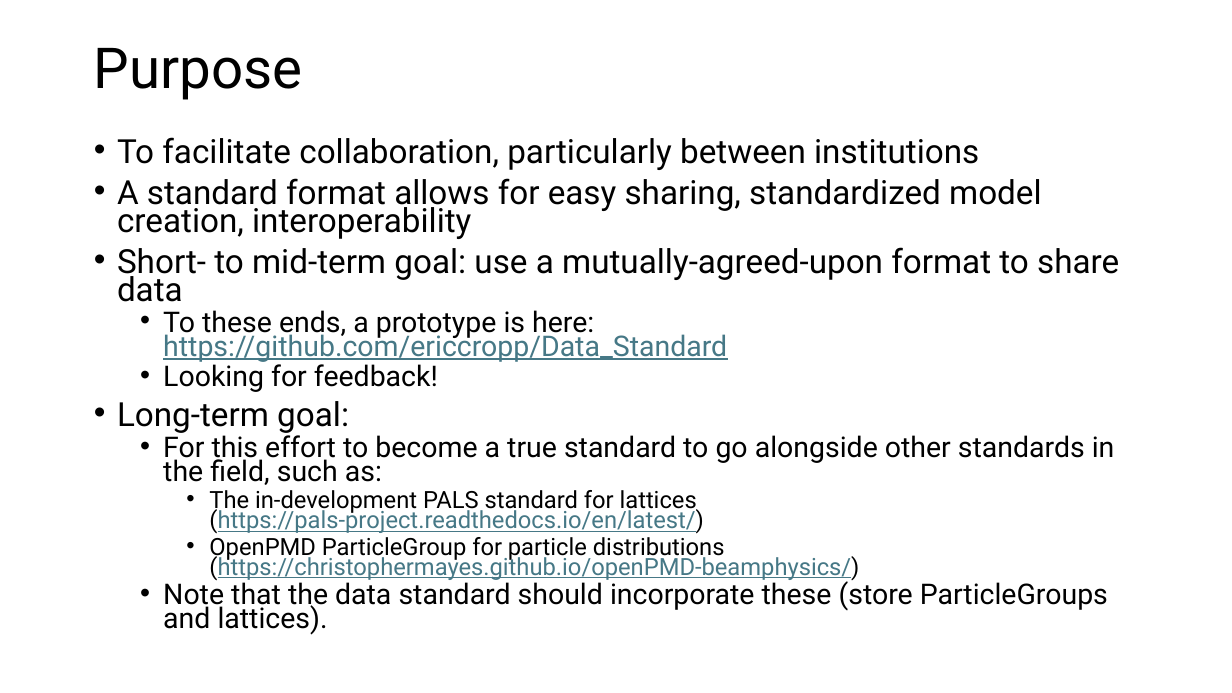
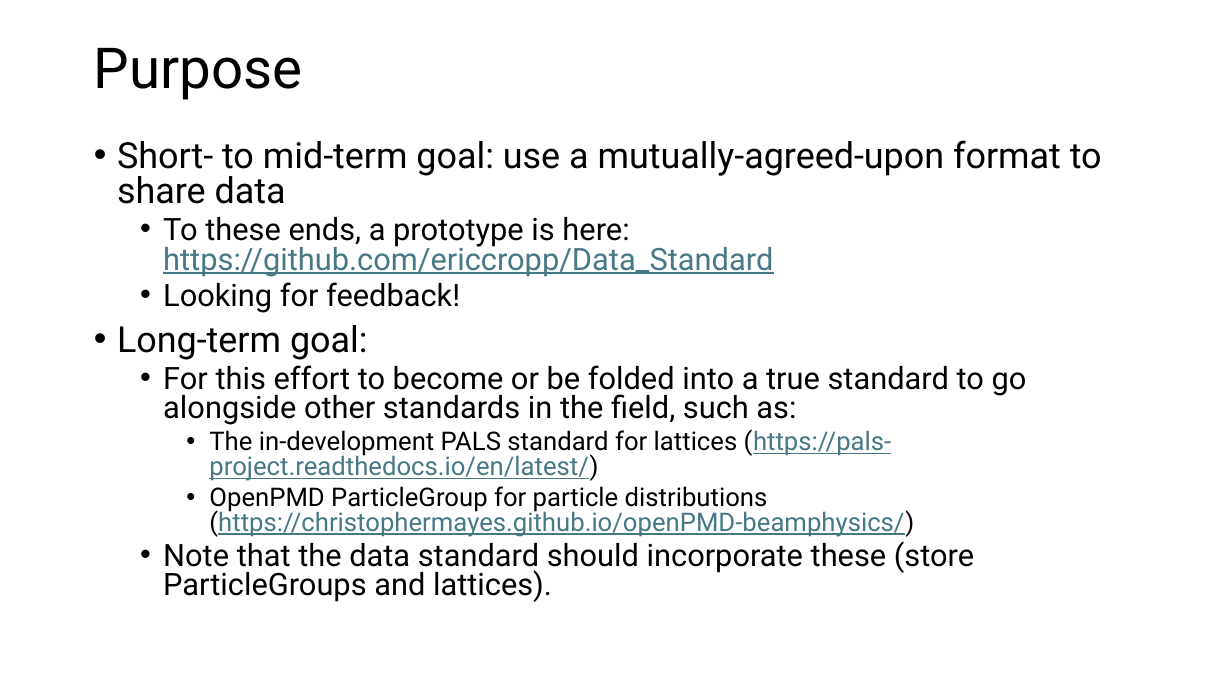
Before and after one commit to ericcropp/Data_Sharing, a slide deck: slide 2 of Data Standards for Collaboration.pptx. Drawn at 1232x693 pixels with LibreOffice and Linux fonts; fonts in the diff are those of the drawing. Boxes give left, top, right and bottom in pixels: in the first picture for what was removed or moved away, otherwise in the second. Text is boxed around its words. In the diff, an @@ line names an element or a change of style, - is before the commit and + after.

```diff
--- a/Data Standards for Collaboration.pptx
+++ b/Data Standards for Collaboration.pptx
@@ text at <box>117,137,1042,239</box>: paragraphs removed @@
-• To facilitate collaboration, particularly between institutions
-• A standard format allows for easy sharing, standardized model creation, interoperability
@@ text at <box>117,140,1102,602</box>: size 25.9 to 28 pt in "Short- to mid-term goal: use a mutually-agreed-upon ...", "Long-term goal:"; size 22.2 to 24 pt in "To these ends, a prototype is here: ...", "Looking for feedback!", "Note that the data standard should incorporate ..."; size 18.5 to 20 pt in "The in-development PALS standard for lattices (https://pals- ...", "OpenPMD ParticleGroup for particle distributions (https://ch ..."; line spacing 0.7 to 0.8 @@
@@ text at <box>163,365,1027,425</box>: text changed; size 22.2 to 24 pt @@
-  • For this effort to become a true standard to go alongside other standards in the field, such as:
+  • For this effort to become or be folded into a true standard to go alongside other standards in the field, such as:
```
Also in this commit, not shown: 5 other slides changed, 11 other files.
